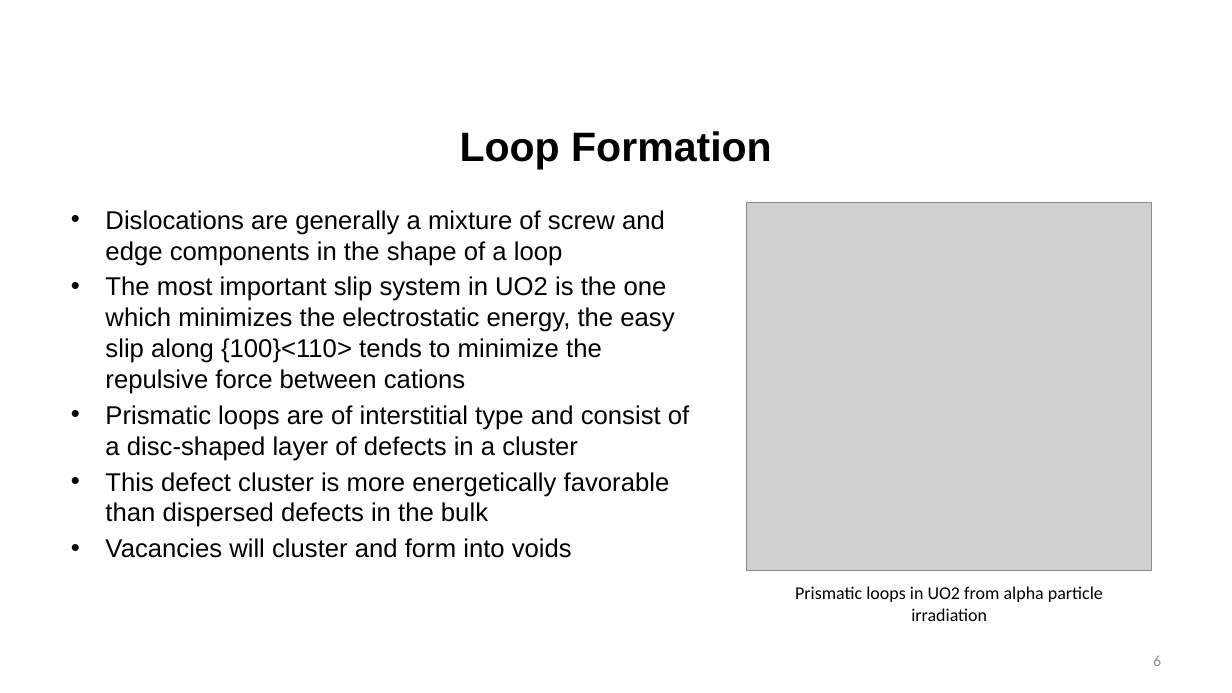
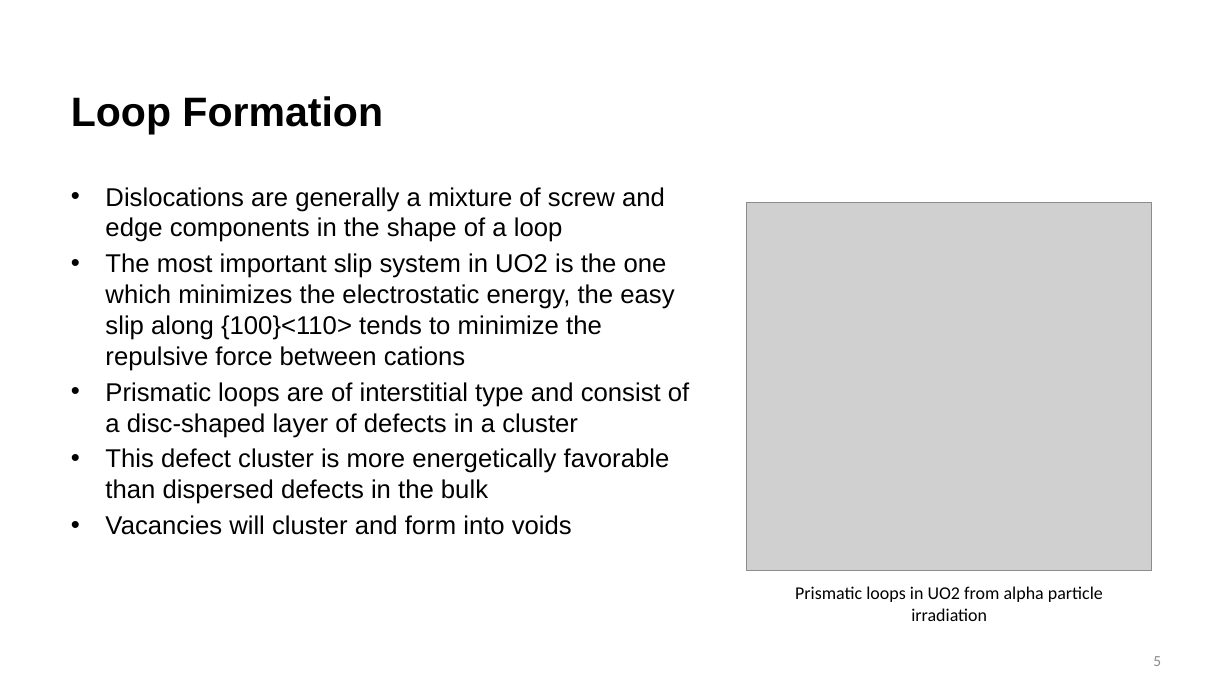
Before and after one commit to benbeeler/TEACHING, a slide deck: slide 5 of Nuclear_Fuel_Performance/NE533_Spring2026/Module3/Lec11_fuelchem.pptx (slide 6 before the commit). Drawn at 1232x693 pixels with LibreOffice and Linux fonts; fonts in the diff are those of the drawing; grey boxes stand for pictures; background and template pictures are left out. Boxes give left, top, right and bottom in pixels: in the first picture for what was removed or moved away, otherwise in the second. Text is boxed around its words. In the diff, an @@ line names an element or a change of style, - is before the commit and + after.

```diff
--- a/Nuclear_Fuel_Performance/NE533_Spring2026/Module3/Lec11_fuelchem.pptx
+++ b/Nuclear_Fuel_Performance/NE533_Spring2026/Module3/Lec11_fuelchem.pptx
@@ title "Loop Formation": place and size @@
-title "Loop Formation" at (460,131,772,169)
+title "Loop Formation" at (71,96,383,134)
@@ title "Loop Formation" at (71,96,383,134): alignment centre to left @@
@@ text "Dislocations are generally a mixture ...": place and size @@
-text "Dislocations are generally a mixture ..." at (105,210,689,558)
+text "Dislocations are generally a mixture ..." at (105,187,689,535)
@@ page number at (1153,656,1161,666): text changed @@
-6
+5
```
Also in this commit, not shown: 9 other slides changed, 16 slides removed, 6 other files.
